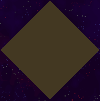
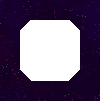
The second 100x101 image is a revision of the first. Changes to its layers:
added layer "toggle_planet_mask copy" in group "frameless" over [20,20,80,81]
hid "toggle_planet_mask" over [1,1,99,99]
